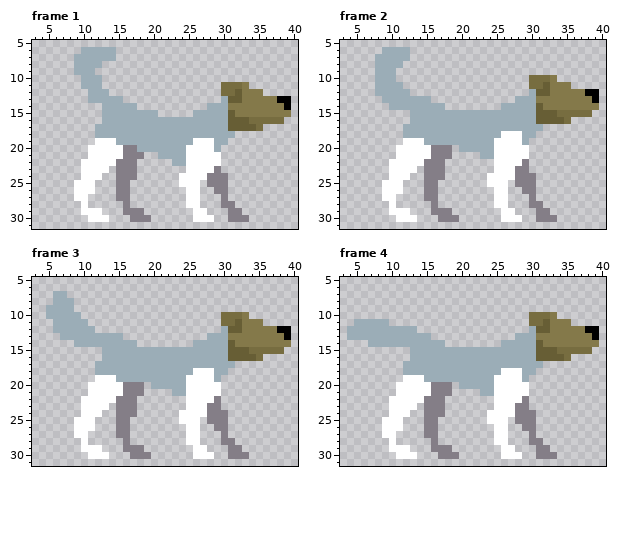
Two states of a pixel-art file, ChonkyDonkey/Assets/Resources/Sprites/player/player_idle.aseprite. Above is the file before it was changed.
48x32 pixels, 8 frames. Shown: frame 1: x 3..40, y 5..31; frame 2: x 3..40, y 5..31; frame 3: x 3..40, y 5..31; frame 4: x 3..40, y 5..31. The commit also changed other frames, which this record leaves out.
After:
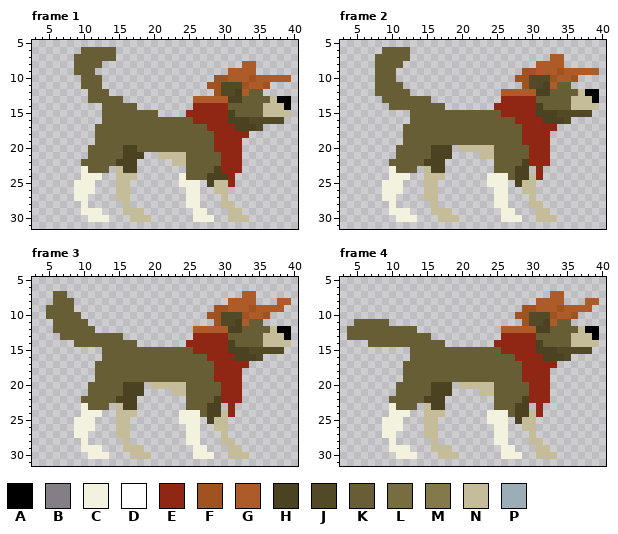
Palette (. is transparent): A #000000  B #847e87  C #f3f2df  D #ffffff  E #902614  F #a05221  G #ad5c29  H #4a4220  J #524a27  K #675e35  L #776d40  M #84794a  N #c5bd99  P #9badb7
Difference:
layer "cloth" now shown
Changed rows in their new state; - is an unchanged pixel.
Frame 1, layers "cloth", "legs", "body":
first column x 9:
 6 -KKKKK-------------------------
 7 KKKKKK-------------------------
 8 KKKK--------------------GG-----
 9 KKK-------------------GGGG-----
10 -KKK----------------FFGGGFGGGGG
11 -KKK---------------FFJJJFGGF---
12 --KKK---------------FJJHGKK----
13 --KKKKK----------GGGGGHHKKKKN--
14 ----KKKKK--------EEEEEKKKKKNNN-
15 ----KKKKKKKK----EEEEEEHKKKKNNNN
16 ----KKKKKKKKKKKKKEEEEEHHHJJJJJ-
17 ---KKKKKKKKKKKKKKKKEEEEHHHJ----
18 ---KKKKKKKKKKKKKKKKKEEEEE------
19 ---KKKKKKKKKKKKKKKKKEEEE-------
20 --KKKKKHHKKKKKKKKKKKEEEE-------
21 --KKKKKHHH--NNNNKKKKKEEE-------
22 -KKKKKHHH-----NNKKKKKEEE-------
23 -CKKK-NHH-------KKKKHEEE-------
24 -CCC--NNN------CKKKHHHE--------
25 CCC---NN-------CCC-HNNE--------
26 CCC---NN--------CC--NN---------
27 CC----NN--------CC---N---------
28 -C-----N--------CC---NN--------
29 -CCC---NNN-------CC---NN-------
30 --CCC---NNN------CCC--NNN------
Frame 2, layers "cloth", "legs", "body":
first column x 8:
 6 -KKKK---------------------------
 7 KKKKK--------------------GG-----
 8 KKKK-------------------GGGG-----
 9 KKK------------------FFGGGFGGGGG
10 KKK-----------------FFJJJFGGF---
11 KKKK-----------------FJJHGKK----
12 KKKKK-------------GGGGGHHKKKKN--
13 -KKKKKKK----------EEEEEKKKKKNNN-
14 --KKKKKKKK-------EEEEEEHKKKKNNNN
15 -----KKKKKKKKKKKKKEEEEEHHHJJJJJ-
16 -----KKKKKKKKKKKKKKKEEEEHHHJ----
17 ----KKKKKKKKKKKKKKKKKEEEEE------
18 ----KKKKKKKKKKKKKKKKKEEEE-------
19 ----KKKKKKKKKKKKKKKKKEEEE-------
20 ---KKKKKHHH-NNNNNKKKKKEEE-------
21 ---KKKKKHHH----NNKKKKKEEE-------
22 --KKKKKHHH-------KKKKHEEE-------
23 --CKKK-NHH-------KKKHH-E--------
24 --CCC--NNN------CCCKHHNE--------
25 -CCC---NN-------CCC-HNN---------
26 -CCC---NN--------CC--NN---------
27 -CC----NN--------CC---N---------
28 --C-----N--------CC---NN--------
29 --CCC---NNN-------CC---NN-------
30 ---CCC---NNN------CCC--NNN------
Frame 3, layers "cloth", "legs", "body":
first column x 5:
 7 -KK-------------------------GG-----
 8 -KKK----------------------GGGG---GG
 9 KKKK--------------------FFGGGFGGGG-
10 KKKKK------------------FFJJJFGGF---
11 -KKKKK------------------FJJHGKK----
12 -KKKKKK--------------GGGGGHHKKKKN--
13 --KKKKKKKKK----------EEEEEKKKKKNNN-
14 ----KKKKKKKKK-------EEEEEEHKKKKNNNN
15 --------KKKKKKKKKKKKKEEEEEHHHJJJJJ-
16 --------KKKKKKKKKKKKKKKEEEEHHHJ----
17 -------KKKKKKKKKKKKKKKKKEEEEE------
18 -------KKKKKKKKKKKKKKKKKEEEE-------
19 -------KKKKKKKKKKKKKKKKKEEEE-------
20 ------KKKKKHHH-NNNNNKKKKKEEE-------
21 ------KKKKKHHH----NNKKKKKEEE-------
22 -----KKKKKHHH-------KKKKHEEE-------
23 -----CKKK-NHH-------KKKHH-E--------
24 -----CCC--NNN------CCCKHHNE--------
25 ----CCC---NN-------CCC-HNN---------
26 ----CCC---NN--------CC--NN---------
27 ----CC----NN--------CC---N---------
28 -----C-----N--------CC---NN--------
29 -----CCC---NNN-------CC---NN-------
30 ------CCC---NNN------CCC--NNN------
Frame 4, layers "cloth", "legs", "body":
first column x 4:
 7 -----------------------------GG-----
 8 ---------------------------GGGG---GG
 9 -------------------------FFGGGFGGGG-
10 ------------------------FFJJJFGGF---
11 -KKKKK-------------------FJJHGKK----
12 KKKKKKKKKK------------GGGGGHHKKKKN--
13 KKKKKKKKKKKK----------EEEEEKKKKKNNN-
14 ---KKKKKKKKKKK-------EEEEEEHKKKKNNNN
15 ---------KKKKKKKKKKKKKEEEEEHHHJJJJJ-
16 ---------KKKKKKKKKKKKKKKEEEEHHHJ----
17 --------KKKKKKKKKKKKKKKKKEEEEE------
18 --------KKKKKKKKKKKKKKKKKEEEE-------
19 --------KKKKKKKKKKKKKKKKKEEEE-------
20 -------KKKKKHHH-NNNNNKKKKKEEE-------
21 -------KKKKKHHH----NNKKKKKEEE-------
22 ------KKKKKHHH-------KKKKHEEE-------
23 ------CKKK-NHH-------KKKHH-E--------
24 ------CCC--NNN------CCCKHHNE--------
25 -----CCC---NN-------CCC-HNN---------
26 -----CCC---NN--------CC--NN---------
27 -----CC----NN--------CC---N---------
28 ------C-----N--------CC---NN--------
29 ------CCC---NNN-------CC---NN-------
30 -------CCC---NNN------CCC--NNN------
